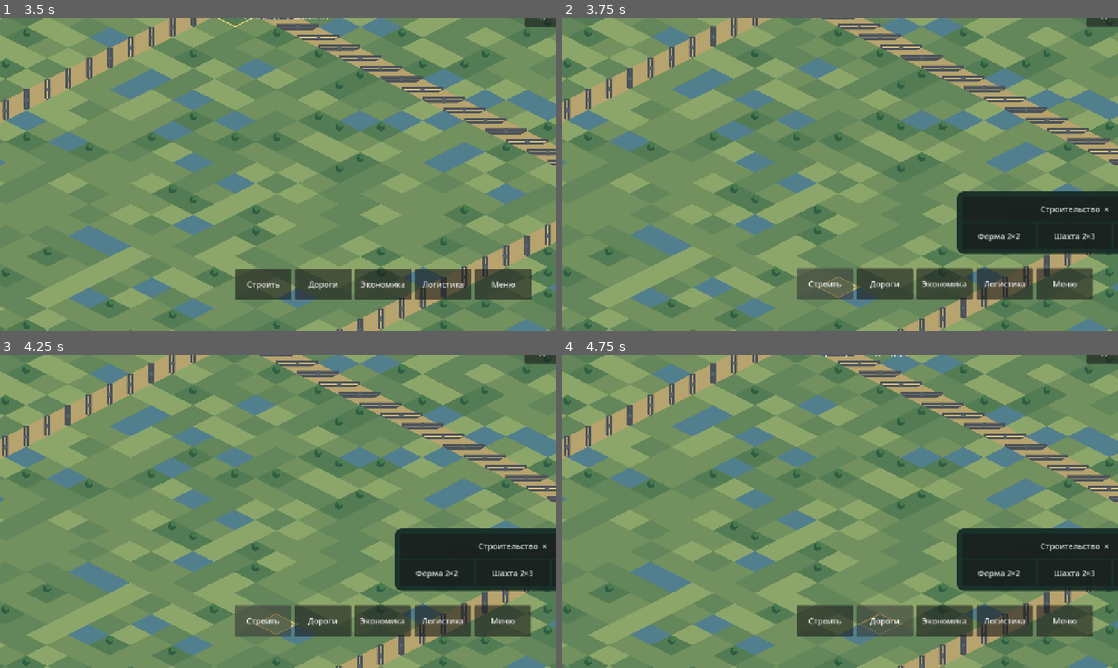
Above: before the commit, frames 1-4 (two rows, left to right).
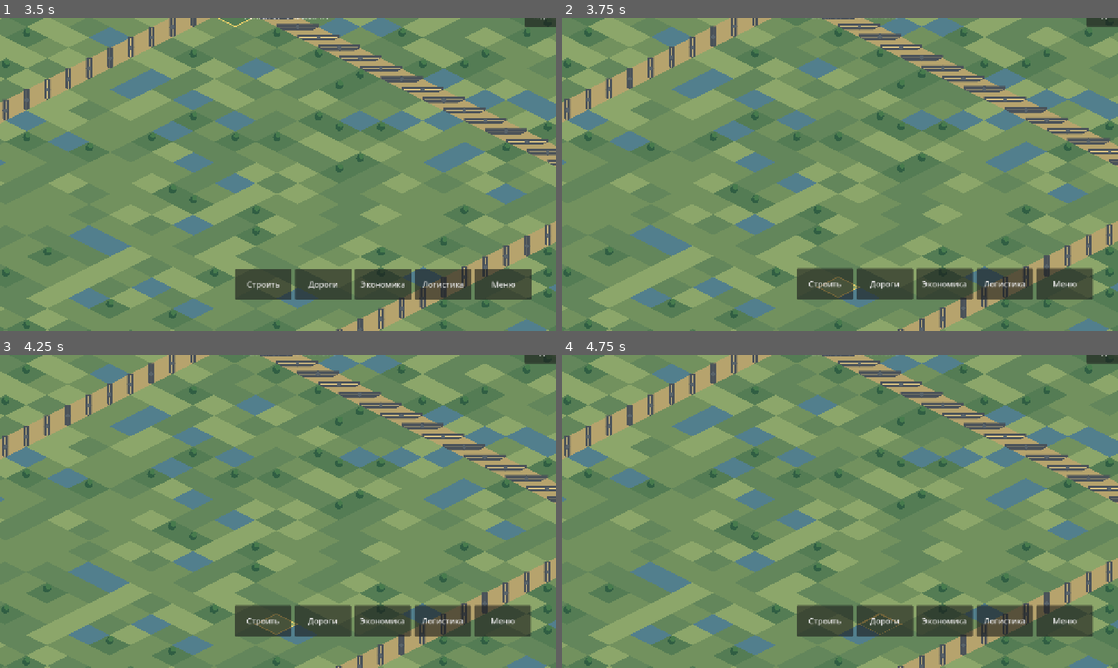
Above: after the commit, the same moments.

Repository: maillunex-lang/LunexEconom
Game: Godot game, scene res://world.tscn
The game is run twice, just before and just after one commit, with the same random seed, the same clock (stepped at 60 frames per second) and the same inputs.
Inputs (mouse positions are in pixels of both pictures, inside the frame that each line leads up to):
- Up to frame 1 (3.5 s): tap Enter at 0.5, 2.75 s; move the mouse to (400, 158) at 0.52 s; click (400, 158) at 0.67 s; tap Space at 1.25 s; drag from (166, 190) to (250, 237) at 1.27 s; move the mouse to (333, 105) at 2.02 s; click (333, 105) at 2.17 s; drag from (250, 237) to (111, 127) at 2.77 s
- Up to frame 2 (3.75 s): click (823, 284) at 3.5 s, where only the run before the commit has a clickable "Строить"
- Up to frame 3 (4.25 s): no input
- Up to frame 4 (4.75 s): click (884, 621) at 4.25 s, where only the run before the commit has a clickable "Дороги"

Frame 1 is identical in both runs. In frame 2, 5.8% of the frame differs, in the area x 71-100%, y 55-76%; in frame 3, 5.8%; in frame 4, 5.9%, in the area x 47-100%, y 0-76%.

Commit message:
fix(ui): route Android touch events through dedicated UI hit testing

Diff:
--- a/client/world_screen.gd
+++ b/client/world_screen.gd
@@ -112,6 +112,7 @@
 func _ui_button(label: String, callback: Callable, width: float = 130) -> Button:
     var b := Button.new()
     b.text = label
+    b.mouse_filter = Control.MOUSE_FILTER_IGNORE
     b.custom_minimum_size = Vector2(width, 58)
     b.add_theme_font_size_override("font_size", 18)
     b.pressed.connect(callback)
@@ -226,3 +227,47 @@
         if panel != null and panel.visible and panel.get_global_rect().has_point(point):
             return true
     return false
+
+# Dedicated touch router for Android: GUI focus can be unavailable on
+# canvas-stretched viewports. Only route releases inside the same button.
+var ui_touch_buttons: Dictionary = {}
+var ui_mouse_button: Button = null
+func _hit_ui_button(point: Vector2) -> Button:
+    for panel in [catalog_panel, placement_panel, details_panel, build_toolbar]:
+        if panel == null or not panel.visible or not panel.get_global_rect().has_point(point):
+            continue
+        var stack: Array[Node] = [panel]
+        while not stack.is_empty():
+            var node: Node = stack.pop_back()
+            if node is Button and node.visible and node.get_global_rect().has_point(point):
+                return node
+            for child in node.get_children():
+                stack.append(child)
+    return null
+
+func _input(event: InputEvent) -> void:
+    if event is InputEventScreenTouch:
+        if event.pressed:
+            var target := _hit_ui_button(event.position)
+            if target != null:
+                ui_touch_buttons[event.index] = target
+                get_viewport().set_input_as_handled()
+        elif ui_touch_buttons.has(event.index):
+            var target: Button = ui_touch_buttons[event.index]
+            ui_touch_buttons.erase(event.index)
+            if target == _hit_ui_button(event.position):
+                target.pressed.emit()
+            get_viewport().set_input_as_handled()
+    elif event is InputEventScreenDrag and ui_touch_buttons.has(event.index):
+        get_viewport().set_input_as_handled()
+    elif event is InputEventMouseButton and event.button_index == MOUSE_BUTTON_LEFT:
+        if event.pressed:
+            ui_mouse_button = _hit_ui_button(event.position)
+            if ui_mouse_button != null:
+                get_viewport().set_input_as_handled()
+        elif ui_mouse_button != null:
+            var target := ui_mouse_button
+            ui_mouse_button = null
+            if target == _hit_ui_button(event.position):
+                target.pressed.emit()
+            get_viewport().set_input_as_handled()
